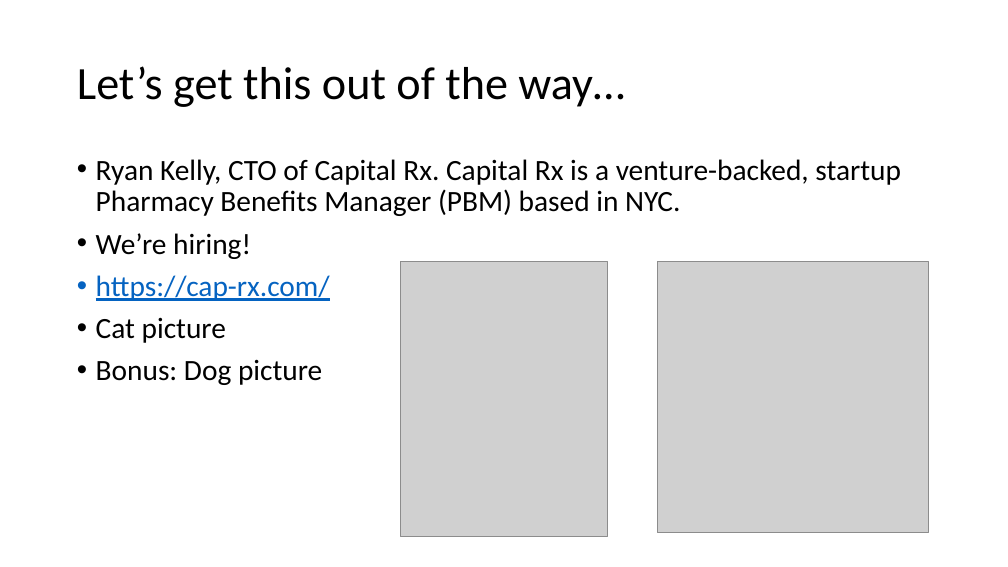
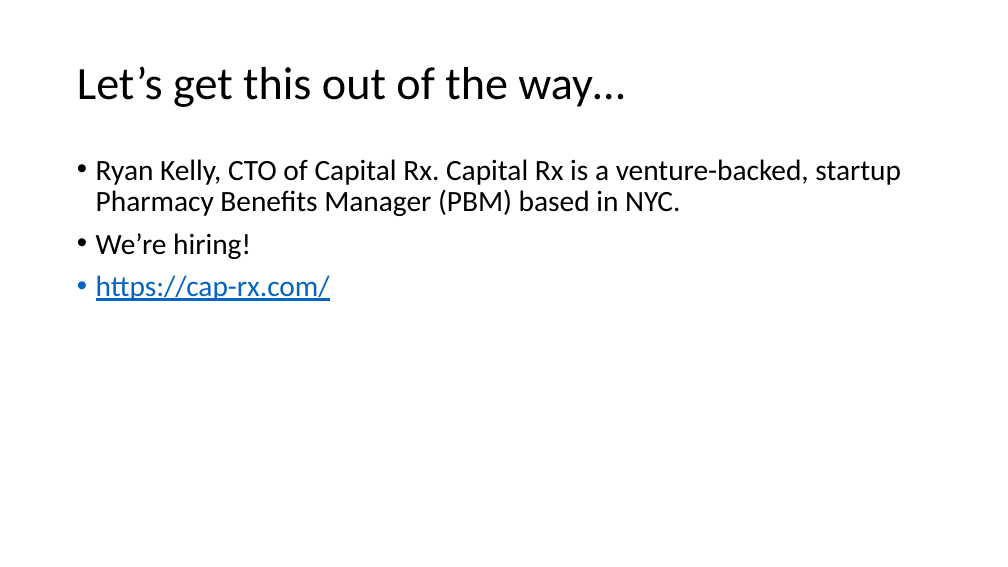
Before and after one commit to f0rk/pygotham-2019, a slide deck: slide 2 of pygotham-2019.pptx. Drawn at 1008x567 pixels with LibreOffice and Linux fonts; fonts in the diff are those of the drawing; grey boxes stand for pictures. Boxes give left, top, right and bottom in pixels: in the first picture for what was removed or moved away, otherwise in the second. Text is boxed around its words. In the diff, an @@ line names an element or a change of style, - is before the commit and + after.

Commit message:
remove images

```diff
--- a/pygotham-2019.pptx
+++ b/pygotham-2019.pptx
@@ picture removed at (401, 262, 607, 538) @@
@@ picture removed at (657, 262, 929, 533) @@
@@ text at (96, 317, 322, 385): paragraphs removed @@
-• Cat picture
-• Bonus: Dog picture
```
